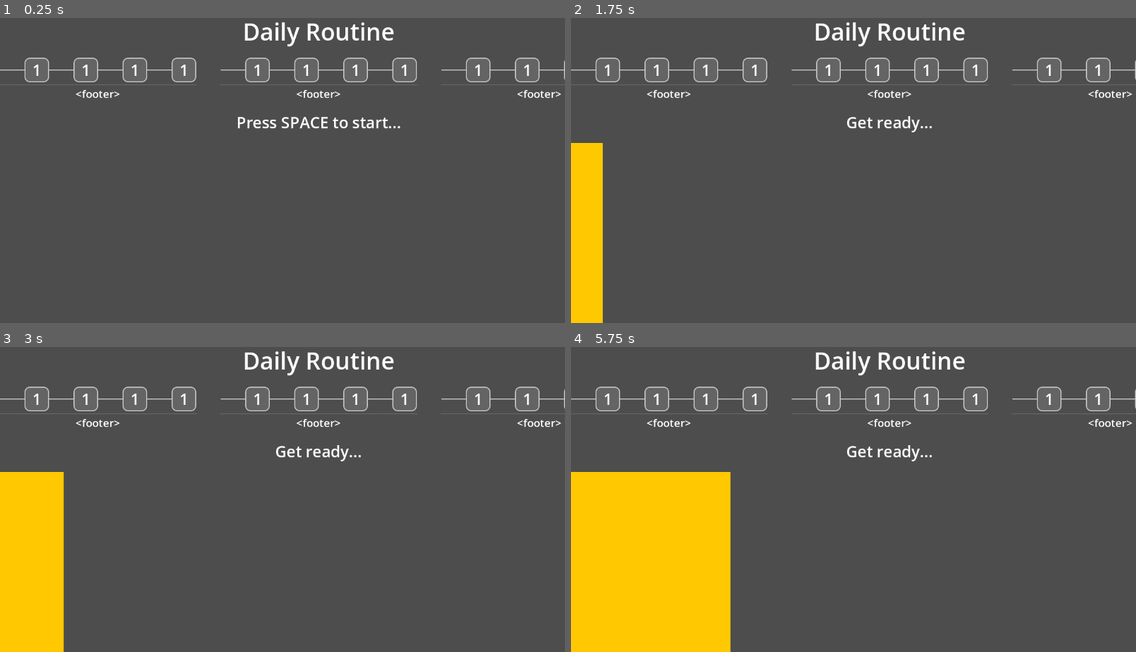
Above: before the commit, frames 1-4 (two rows, left to right).
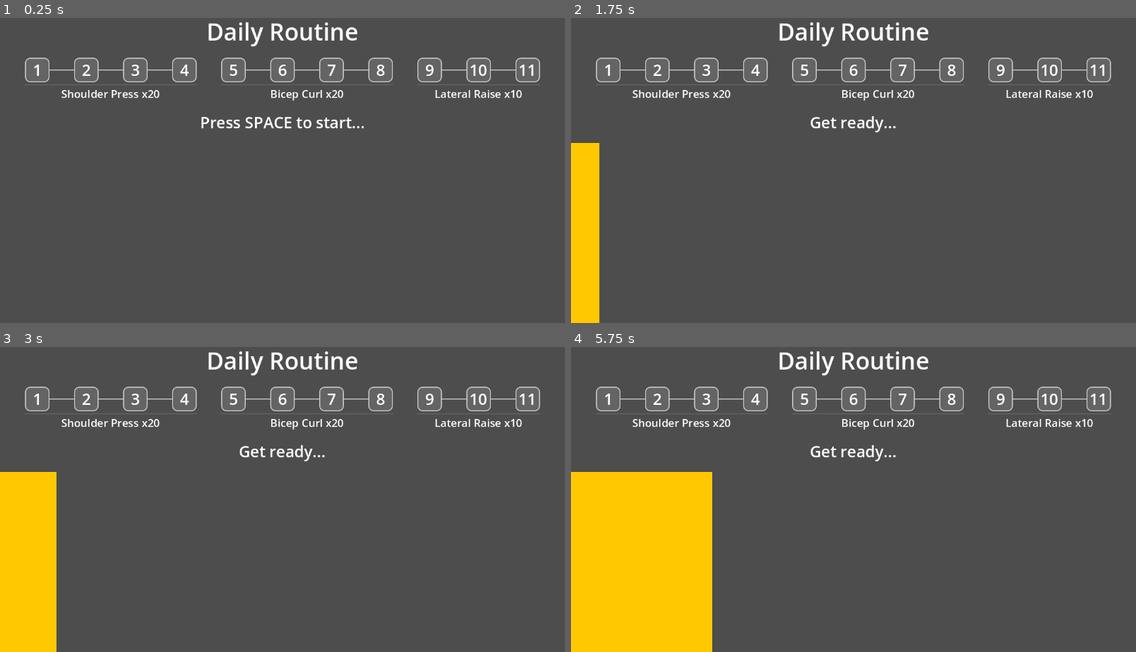
Above: after the commit, the same moments.

Repository: phrasmotica/workout-companion
Game: Godot game, scene res://scenes/app.tscn
Same seed, same stepped clock (60 frames per second), same inputs: the game is played once before the commit and once after it.
Inputs:
- Up to frame 1 (0.25 s): no input
- Up to frame 2 (1.75 s): tap Space at 0.5 s; tap Enter (ui_accept) at 0.77, 1.52 s; tap X at 1.25 s
- Up to frame 3 (3 s): tap X at 2, 2.75 s
- Up to frame 4 (5.75 s): tap Enter (ui_accept) at 3.02, 3.77, 4.52 s; tap X at 3.5, 4.25 s

The runs differ from the first frame. In frame 1, 3.9% of the frame differs, in the area x 0-100%, y 1-37%; in frame 2, 4.0%; in frame 3, 4.4%; in frame 4, 5.5%, in the area x 0-100%, y 1-100%.
Error before the commit: Parse Error: Cannot find member "Look" in base "StepperStep". (res://scripts/stepper.gd:94)

Commit message:
Track individual statuses of StepperSteps in an array, rather than via two moving indexes

Diff:
--- a/scenes/stepper.tscn
+++ b/scenes/stepper.tscn
@@ -11,6 +11,7 @@
 theme_override_constants/separation = 0
 script = ExtResource("2_k1r7q")
 step_count = 4
+statuses = Array[int]([2, 3, 1, 0])
 
 [node name="StepsContainer" type="HBoxContainer" parent="."]
 unique_name_in_owner = true
@@ -22,14 +23,19 @@
 [node name="StepperStep1" parent="StepsContainer" instance=ExtResource("2_xv8sx")]
 layout_mode = 2
 show_leading_line = false
+status = 2
+content = 2
 
 [node name="StepperStep2" parent="StepsContainer" instance=ExtResource("2_xv8sx")]
 layout_mode = 2
 number = 2
+status = 3
+content = 3
 
 [node name="StepperStep3" parent="StepsContainer" instance=ExtResource("2_xv8sx")]
 layout_mode = 2
 number = 3
+status = 1
 
 [node name="StepperStep4" parent="StepsContainer" instance=ExtResource("2_xv8sx")]
 layout_mode = 2
--- a/scenes/stepper_step.tscn
+++ b/scenes/stepper_step.tscn
@@ -11,6 +11,7 @@
 show_leading_line = true
 default_colour = Color(0.8, 0.8, 0.8, 1)
 completed_colour = Color(0, 0.705882, 0, 1)
+skipped_colour = Color(0.807843, 0, 0, 1)
 
 [node name="LeadingLine" type="ColorRect" parent="."]
 unique_name_in_owner = true
--- a/scripts/phase_counter.gd
+++ b/scripts/phase_counter.gd
@@ -19,21 +19,16 @@
         _refresh()
 
 @export
-var current_step := -1:
+var statuses: Array[StepperStep.Status] = []:
     set(value):
-        current_step = clampi(value, -1, _get_step_count())
-
-        _refresh()
-
-@export
-var completed_step := -1:
-    set(value):
-        completed_step = clampi(value, -1, current_step)
+        statuses = value
 
         _refresh()
 
 @onready
 var stepper_scene: PackedScene = preload("res://scenes/stepper.tscn")
+
+var _current_step := -1
 
 func _ready() -> void:
     _refresh()
@@ -45,14 +40,23 @@
     return workout_provider.get_step_count() if workout_provider else 0
 
 func inc() -> void:
-    current_step += 1
+    _current_step += 1
+    statuses[_current_step] = StepperStep.Status.CURRENT
+
+    _refresh()
 
 func complete() -> void:
-    completed_step += 1
+    statuses[_current_step] = StepperStep.Status.COMPLETED
+
+    _refresh()
 
 func stop() -> void:
-    current_step = -1
-    completed_step = -1
+    var new_statuses: Array[StepperStep.Status] = []
+
+    new_statuses.resize(_get_step_count())
+    new_statuses.fill(StepperStep.Status.FUTURE)
+
+    statuses = new_statuses
 
 func _refresh() -> void:
     if not stepper_scene:
@@ -80,19 +84,20 @@
             add_child(stepper)
             stepper.owner = self
 
+        stepper.stop()
+
         if phase_count > i:
             var phase := workout_provider.get_phase(i)
 
             stepper.footer_text = phase.phase_name
             stepper.starting_number = current_starting_number
             stepper.step_count = phase.sets
-            stepper.current_step = current_step - step_offset
-            stepper.completed_step = completed_step - step_offset
+            stepper.statuses = statuses.slice(step_offset, step_offset + phase.sets)
 
             step_offset += phase.sets
             current_starting_number += phase.sets
 
     if steppers.size() > phase_count:
         for i in range(phase_count, steppers.size()):
-            print("Cleaning up child %d" % i)
+            # print("Cleaning up child %d" % i)
             get_child(i).queue_free()
--- a/scripts/stepper.gd
+++ b/scripts/stepper.gd
@@ -23,16 +23,9 @@
         _refresh()
 
 @export
-var current_step := -1:
+var statuses: Array[StepperStep.Status] = []:
     set(value):
-        current_step = clampi(value, -1, step_count)
-
-        _refresh()
-
-@export
-var completed_step := -1:
-    set(value):
-        completed_step = clampi(value, -1, current_step)
+        statuses = value
 
         _refresh()
 
@@ -45,18 +38,25 @@
 @onready
 var footer: Label = %Footer
 
+var _current_step := -1
+
 func _ready() -> void:
     _refresh()
 
 func inc() -> void:
-    current_step += 1
+    _current_step += 1
+    statuses[_current_step] = StepperStep.Status.CURRENT
 
 func complete() -> void:
-    completed_step += 1
+    statuses[_current_step] = StepperStep.Status.COMPLETED
 
 func stop() -> void:
-    current_step = -1
-    completed_step = -1
+    var new_statuses: Array[StepperStep.Status] = []
+
+    new_statuses.resize(step_count)
+    new_statuses.fill(StepperStep.Status.FUTURE)
+
+    statuses = new_statuses
 
 func _refresh() -> void:
     if footer:
@@ -82,7 +82,7 @@
         step.number = starting_number + i
         step.show_leading_line = i > 0
         step.status = _compute_step_status(i)
-        step.content = _compute_step_content(i)
+        step.content = _compute_step_content(step.status)
 
     if steps.size() > step_count:
         for i in range(step_count, steps.size()):
@@ -90,25 +90,16 @@
             steps_parent.get_child(i).queue_free()
 
 func _compute_step_status(index: int) -> StepperStep.Status:
-    if index < current_step:
-        return StepperStep.Look.COMPLETED
+    if index < 0 or index >= statuses.size():
+        return StepperStep.Status.FUTURE
 
-    if index == current_step:
-        if index > completed_step:
-            return StepperStep.Look.CURRENT
+    return statuses[index]
 
-        return StepperStep.Look.COMPLETED
-
-    return StepperStep.Look.FUTURE
-
-func _compute_step_content(index: int) -> StepperStep.Content:
-    if index < current_step:
+func _compute_step_content(status: StepperStep.Status) -> StepperStep.Content:
+    if status == StepperStep.Status.COMPLETED:
         return StepperStep.Content.TICK
 
-    if index == current_step:
-        if index > completed_step:
-            return StepperStep.Content.TEXT
-
-        return StepperStep.Content.TICK
+    if status == StepperStep.Status.SKIPPED:
+        return StepperStep.Content.SKIP
 
     return StepperStep.Content.TEXT
--- a/scripts/stepper_step.gd
+++ b/scripts/stepper_step.gd
@@ -47,6 +47,13 @@
 
         _refresh()
 
+@export
+var skipped_colour: Color:
+    set(value):
+        skipped_colour = value
+
+        _refresh()
+
 @onready
 var leading_line: ColorRect = %LeadingLine
 
@@ -84,6 +91,9 @@
     if status == Status.COMPLETED:
         return completed_colour
 
+    if status == Status.SKIPPED:
+        return skipped_colour
+
     return default_colour
 
 func _compute_panel_style() -> StringName:
